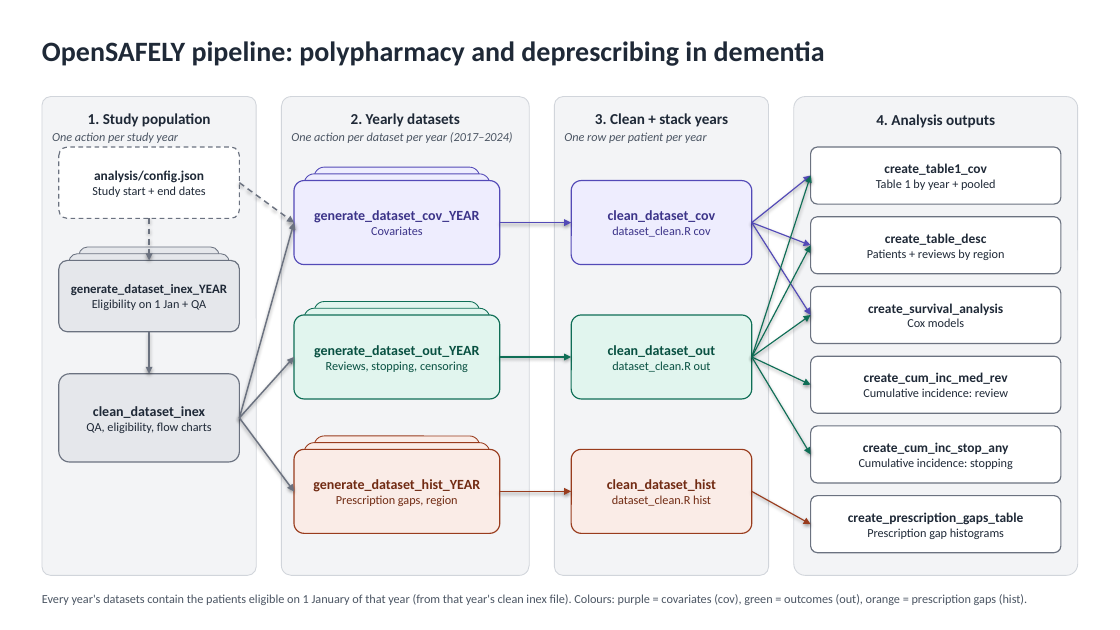
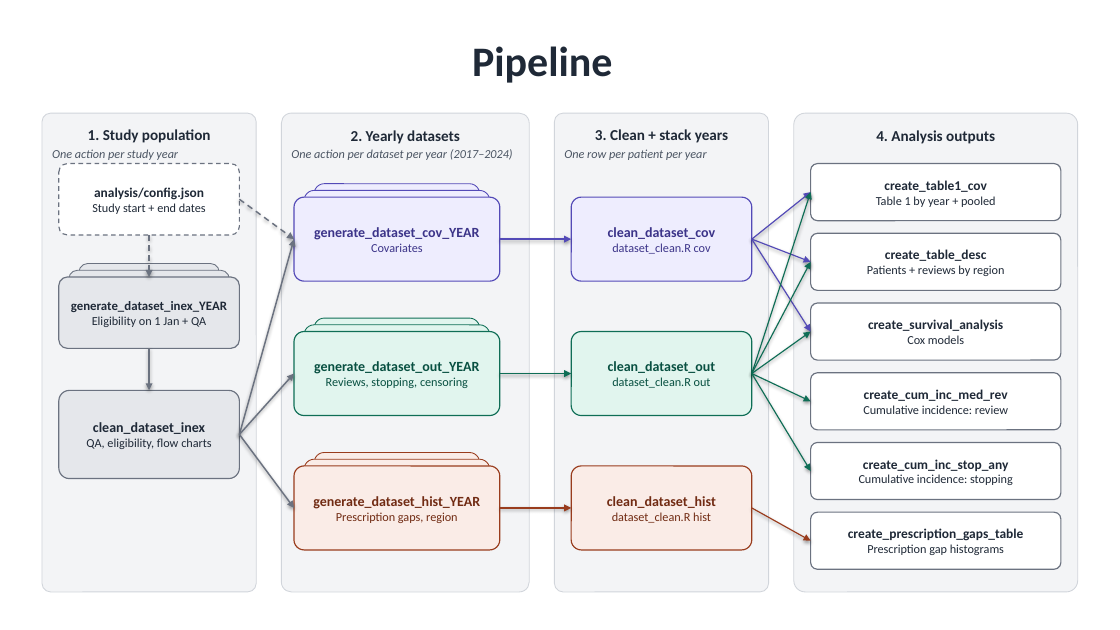
Before and after one commit to opensafely/polypharmacy-deprescribing-dementia, a slide deck: slide 1 of pipeline_diagrams/pipeline_diagram.pptx. Drawn at 1120x630 pixels with LibreOffice and Linux fonts; fonts in the diff are those of the drawing. Boxes give left, top, right and bottom in pixels: in the first picture for what was removed or moved away, otherwise in the second. Text is boxed around its words. In the diff, an @@ line names an element or a change of style, - is before the commit and + after.

Commit message:
Pipeline tweak
Slight adjustment to pipeline visualisation

```diff
--- a/pipeline_diagrams/pipeline_diagram.pptx
+++ b/pipeline_diagrams/pipeline_diagram.pptx
@@ text at bbox=[472, 46, 612, 83]: text changed; size 24 to 36 pt @@
-OpenSAFELY pipeline: polypharmacy and deprescribing in dementia
+Pipeline
@@ 27 rounded rectangles, 18 arrows, 3 texts: place and size @@
-27 rounded rectangles, 18 arrows, 3 texts at bbox=[42, 97, 1078, 576]
+27 rounded rectangles, 18 arrows, 3 texts at bbox=[42, 113, 1078, 592]
@@ text removed at bbox=[42, 594, 1027, 605] @@
-Every year's datasets contain the patients eligible on 1 January of that year (from that year's clean inex file). Colours: purple = covariates (cov), green = outcomes (out), orange = prescription gaps (hist).
```
